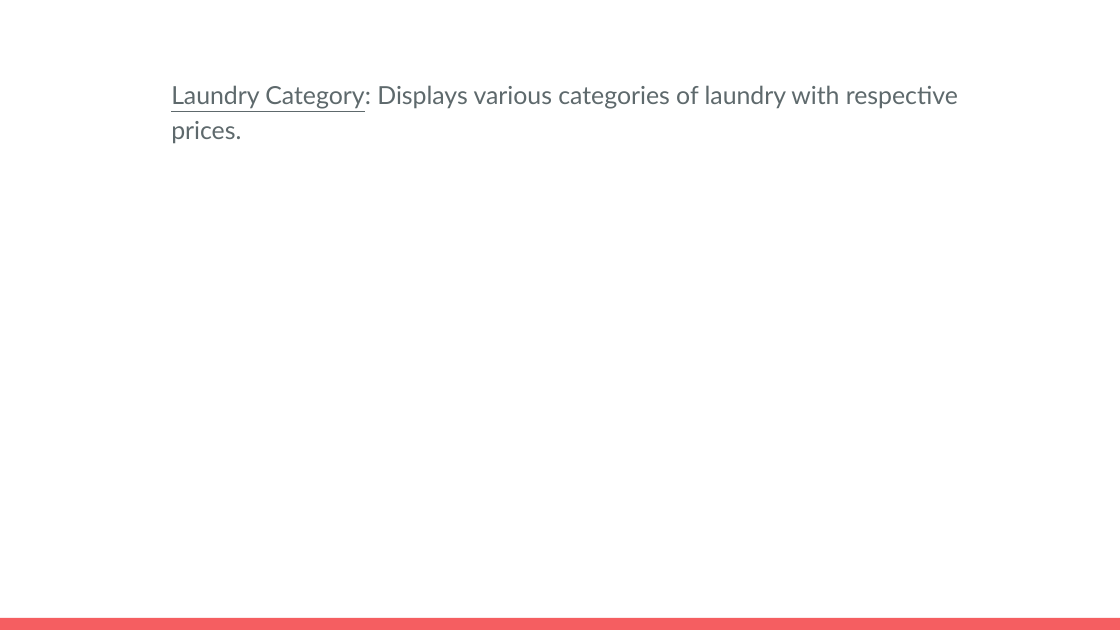
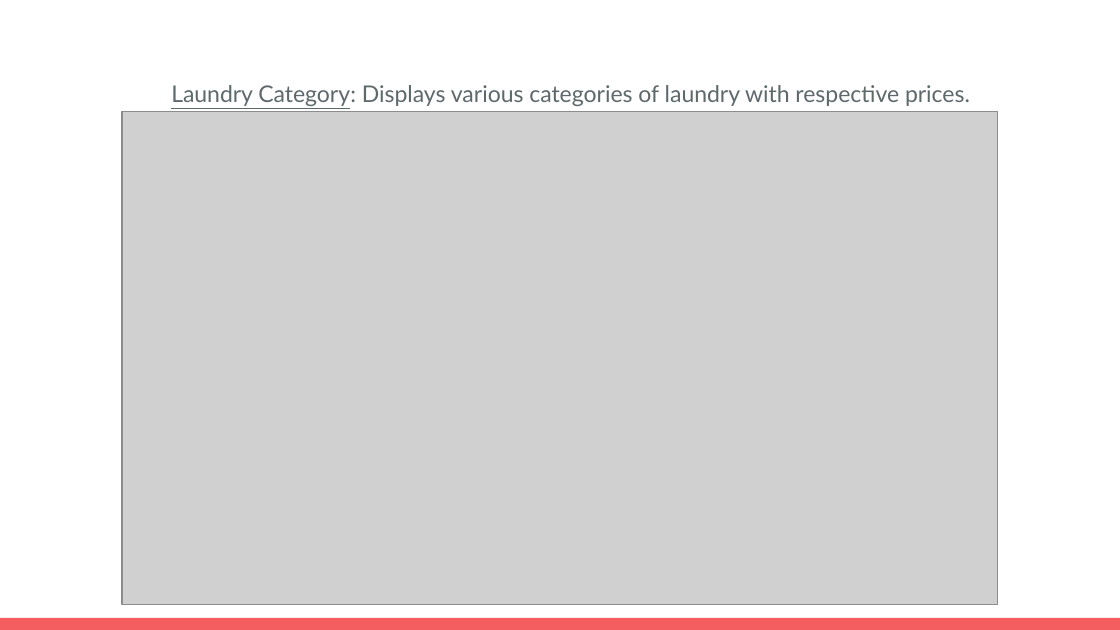
Before and after one commit to TheEshaan/Full-Stack-Laundry-Administration-System, a slide deck: slide 12 of Prima-PPT.pptx. Drawn at 1120x630 pixels with LibreOffice and Linux fonts; fonts in the diff are those of the drawing; grey boxes stand for pictures. Boxes give left, top, right and bottom in pixels: in the first picture for what was removed or moved away, otherwise in the second. Text is boxed around its words. In the diff, an @@ line names an element or a change of style, - is before the commit and + after.

```diff
--- a/Prima-PPT.pptx
+++ b/Prima-PPT.pptx
@@ text "Laundry Category: Displays various categories ..." at [171,85,970,106]: size 16 to 14.8 pt @@
@@ picture added at [122,112,998,605] @@
```
Also in this commit, not shown: 5 other slides changed, 1 slide removed.
